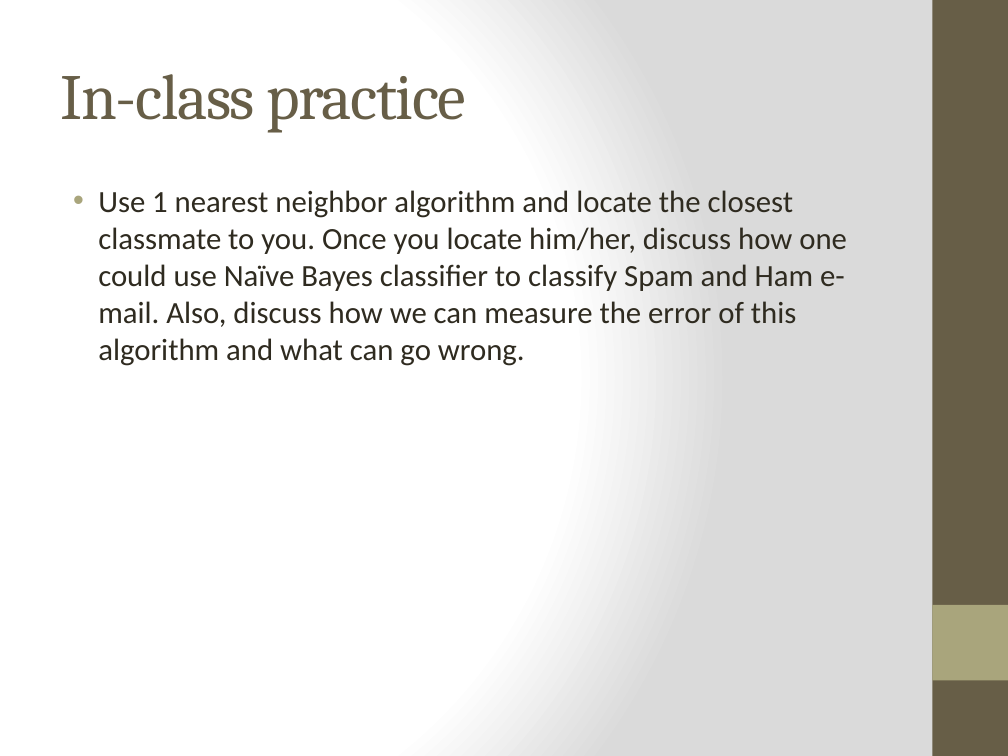
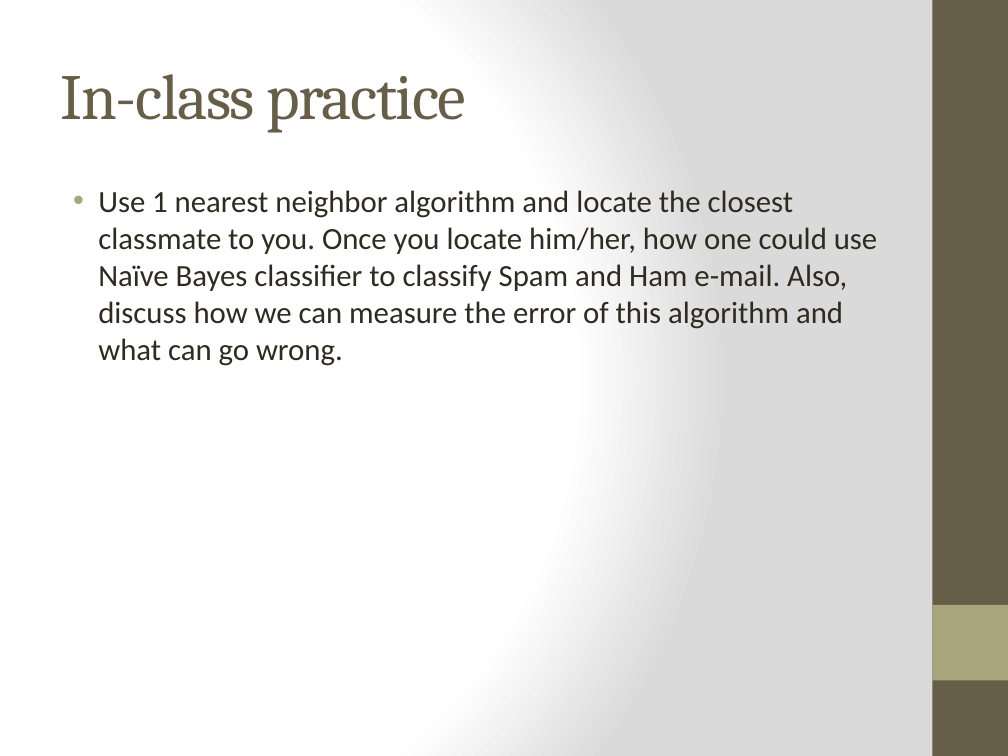
Before and after one commit to karlazz/SF-DAT-20, a slide deck: slide 9 of Lecture Notes-Slides/Lecture 17.pptx. Drawn at 1008x756 pixels with LibreOffice and Linux fonts; fonts in the diff are those of the drawing. Boxes give left, top, right and bottom in pixels: in the first picture for what was removed or moved away, otherwise in the second. Text is boxed around its words. In the diff, an @@ line names an element or a change of style, - is before the commit and + after.

```diff
--- a/Lecture Notes-Slides/Lecture 17.pptx
+++ b/Lecture Notes-Slides/Lecture 17.pptx
@@ text at [98, 190, 877, 366]: text changed @@
-• Use 1 nearest neighbor algorithm and locate the closest classmate to you. Once you locate him/her, discuss how one could use Naïve Bayes classifier to classify Spam and Ham e-mail. Also, discuss how we can measure the error of this algorithm and what can go wrong.
+• Use 1 nearest neighbor algorithm and locate the closest classmate to you. Once you locate him/her, how one could use Naïve Bayes classifier to classify Spam and Ham e-mail. Also, discuss how we can measure the error of this algorithm and what can go wrong.
```
Also in this commit, not shown: 7 other slides changed, 33 other files.
